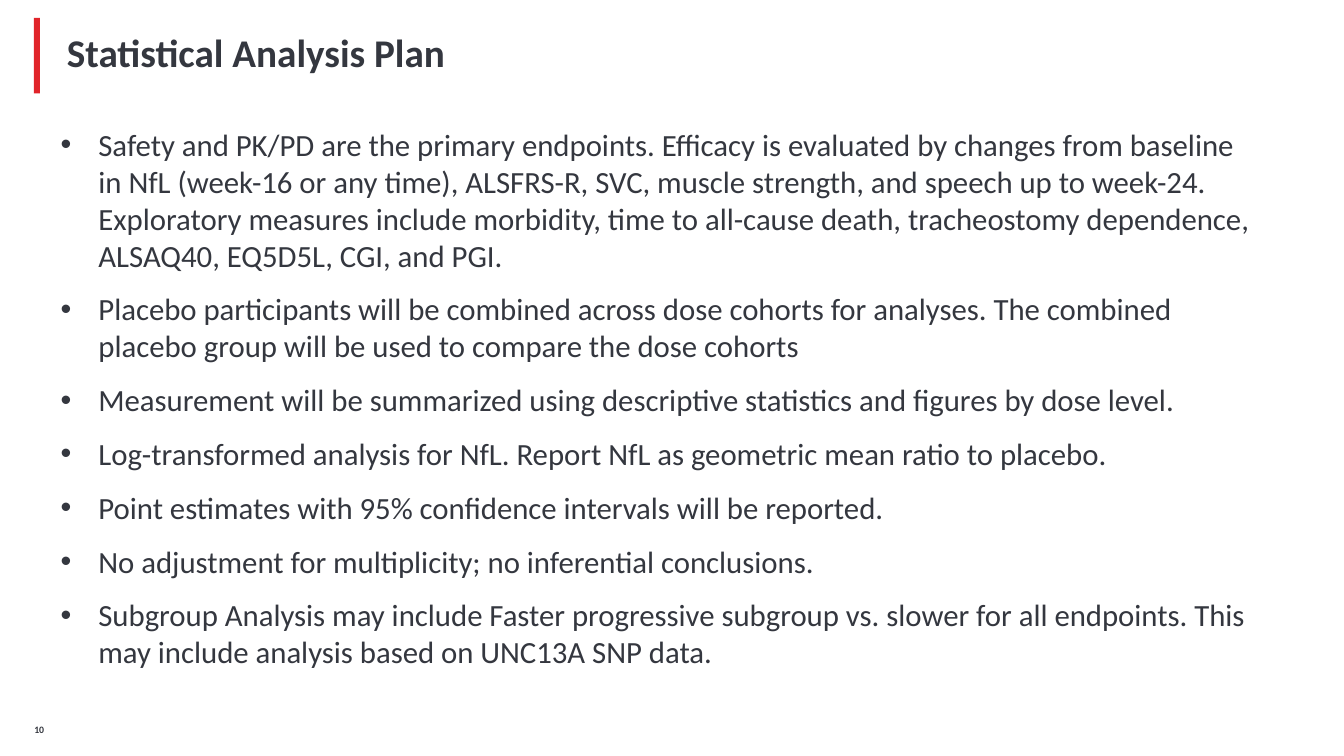
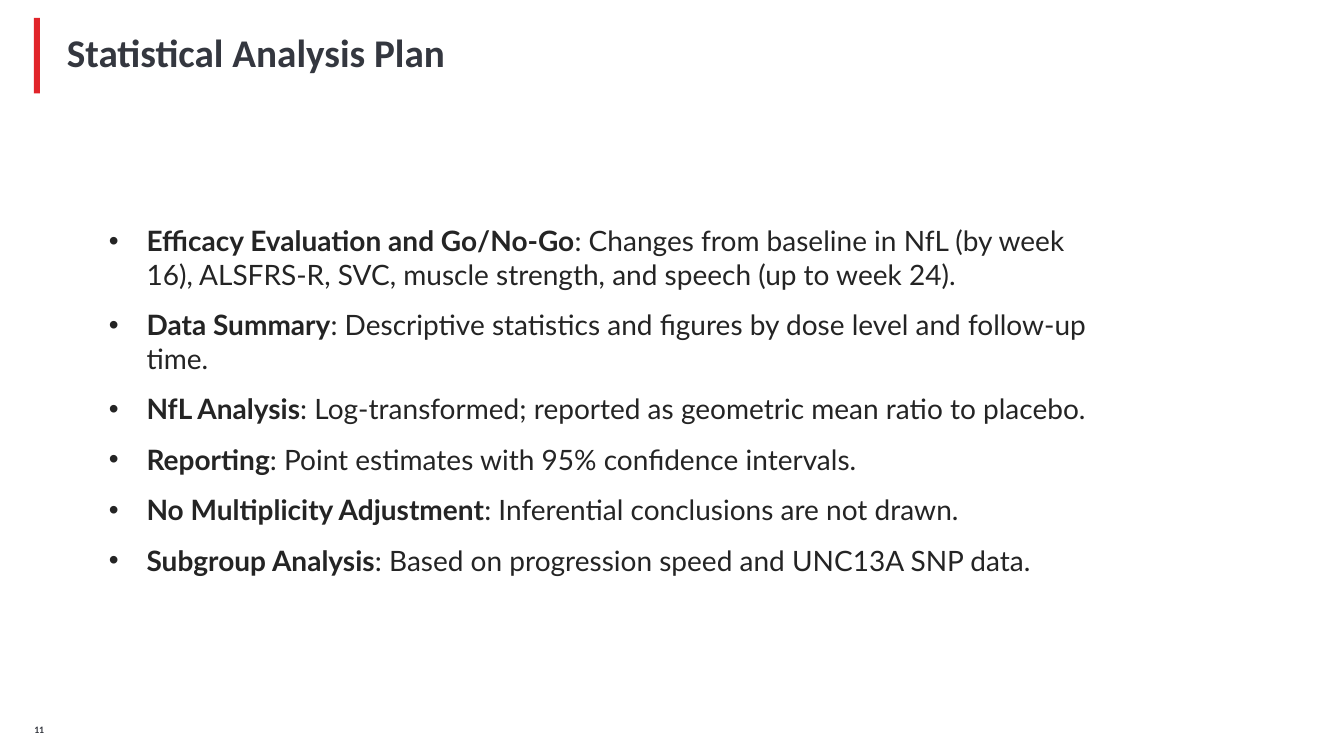
Before and after one commit to YushufSharker/ALS, a slide deck: slide 12 of OutputDocuments/ALS_Slide_deck_STAT.pptx (slide 11 before the commit). Drawn at 1344x756 pixels with LibreOffice and Linux fonts; fonts in the diff are those of the drawing; background and template pictures are left out. Boxes give left, top, right and bottom in pixels: in the first picture for what was removed or moved away, otherwise in the second. Text is boxed around its words. In the diff, an @@ line names an element or a change of style, - is before the commit and + after.

```diff
--- a/OutputDocuments/ALS_Slide_deck_STAT.pptx
+++ b/OutputDocuments/ALS_Slide_deck_STAT.pptx
@@ text at (147, 229, 1086, 576): text changed; size 22 to 20 pt; font Calibri to Lato; text colour #34373F to #242424 @@
-• Safety and PK/PD are the primary endpoints. Efficacy is evaluated by changes from baseline in NfL (week-16 or any time), ALSFRS-R, SVC, muscle strength, and speech up to week-24. Exploratory measures include morbidity, time to all-cause death, tracheostomy dependence, ALSAQ40, EQ5D5L, CGI, and PGI.
-• Placebo participants will be combined across dose cohorts for analyses. The combined placebo group will be used to compare the dose cohorts
-• Measurement will be summarized using descriptive statistics and figures by dose level.
-• Log-transformed analysis for NfL. Report NfL as geometric mean ratio to placebo.
-• Point estimates with 95% confidence intervals will be reported.
-• No adjustment for multiplicity; no inferential conclusions.
-• Subgroup Analysis may include Faster progressive subgroup vs. slower for all endpoints. This may include analysis based on UNC13A SNP data.
+• Efficacy Evaluation and Go/No-Go: Changes from baseline in NfL (by week 16), ALSFRS-R, SVC, muscle strength, and speech (up to week 24).
+• Data Summary: Descriptive statistics and figures by dose level and follow-up time.
+• NfL Analysis: Log-transformed; reported as geometric mean ratio to placebo.
+• Reporting: Point estimates with 95% confidence intervals.
+• No Multiplicity Adjustment: Inferential conclusions are not drawn.
+• Subgroup Analysis: Based on progression speed and UNC13A SNP data.
```
Also in this commit, not shown: 11 other slides changed, 3 slides added, 1 other file.
